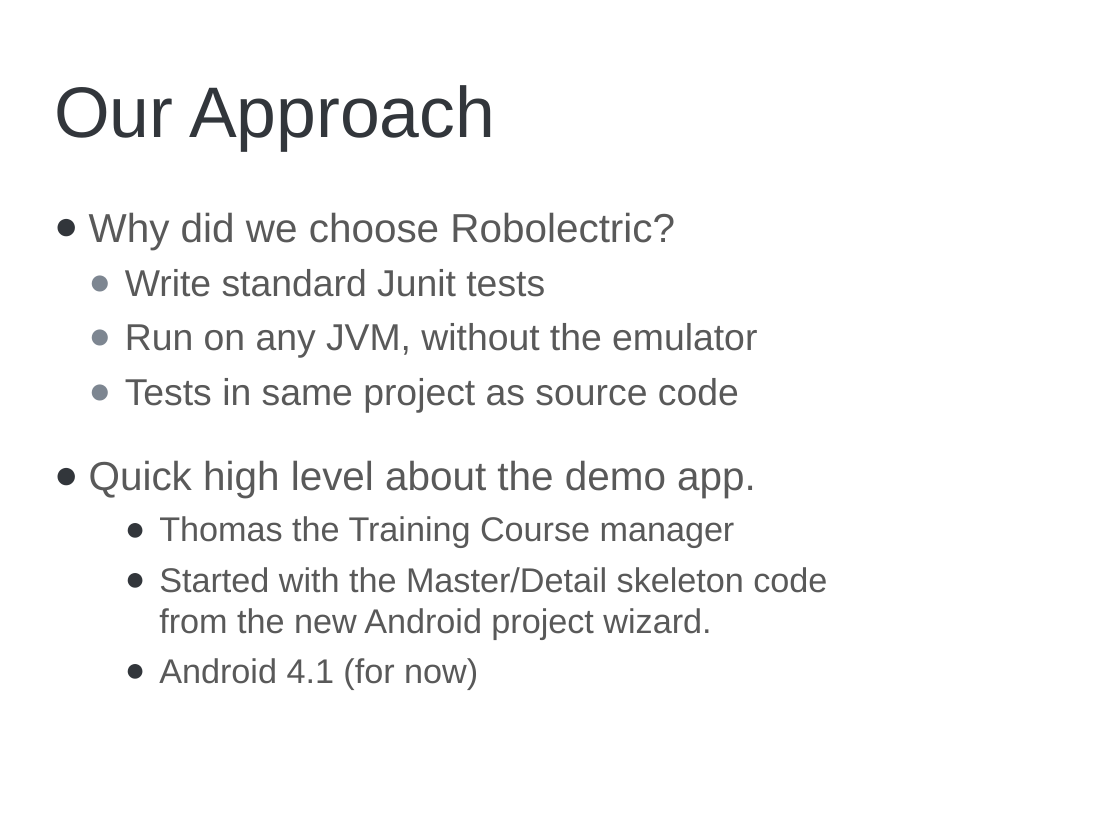
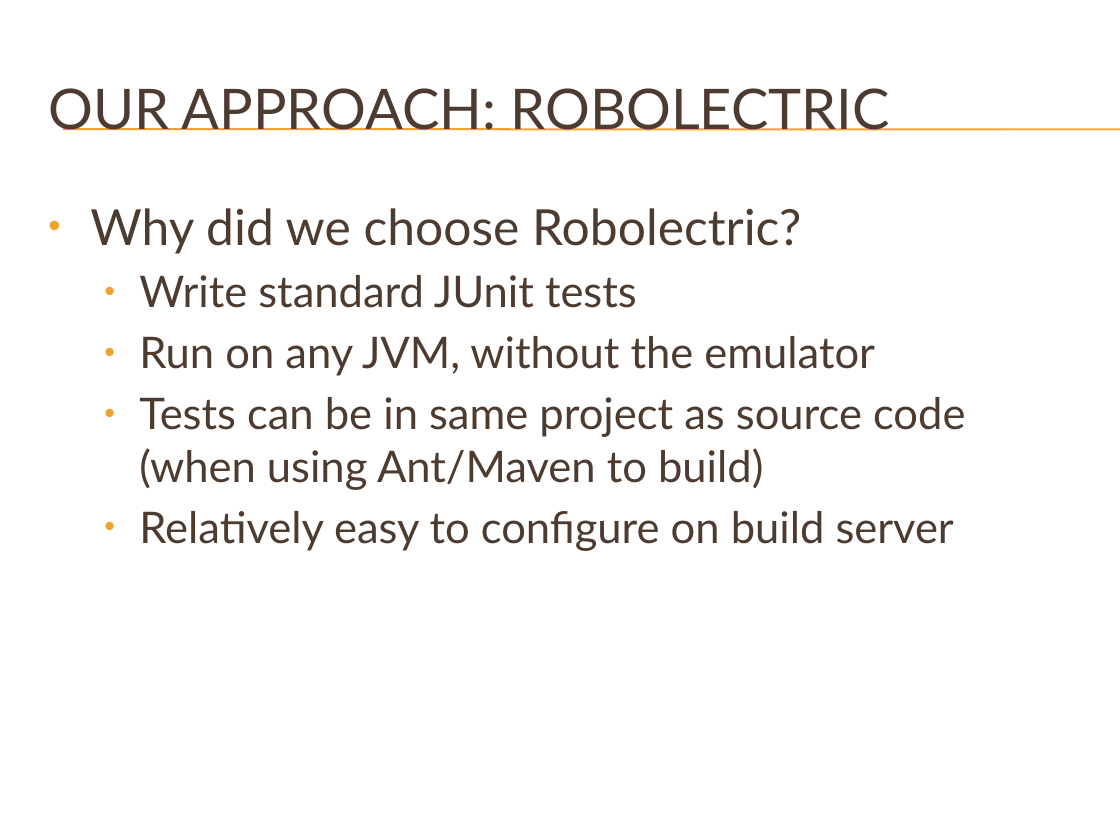
Before and after one commit to brycep/thomas, a slide deck: slide 6 of thomas-android/src/main/presentations/Unit Testing.pptx (slide 4 before the commit). Drawn at 1120x840 pixels with LibreOffice and Linux fonts; fonts in the diff are those of the drawing; background and template pictures are left out. Boxes give left, top, right and bottom in pixels: in the first picture for what was removed or moved away, otherwise in the second. Text is boxed around its words. In the diff, an @@ line names an element or a change of style, - is before the commit and + after.

Commit message:
Updated presentation theme and content. Should be more or less final at this point.

```diff
--- a/thomas-android/src/main/presentations/Unit Testing.pptx
+++ b/thomas-android/src/main/presentations/Unit Testing.pptx
@@ title at box(48, 88, 890, 131): text changed; size 46 to 36 pt; font Arial to Lato; text colour #32363B to #4E3B30 @@
-Our Approach
+OUR APPROACH: ROBOLECTRIC
@@ line added from (63, 129) to (1120, 129), #F0A22E 0.75 pt @@
@@ line added from (63, 130) to (1120, 130), #F0A22E 0.75 pt @@
@@ text at box(90, 208, 875, 376): size 26 to 32 pt in "Why did we choose Robolectric?"; font Arial to Lato, text colour #595959 to #4E3B30 in "Why did we choose Robolectric?", "Run on any JVM, without the emulator"; size 24 to 28 pt in "Run on any JVM, without the emulator"; bullet ● to •; less space between paragraphs; bullet colour #32363B to #F0A22E; bullet colour #7D8691 to #F0A22E @@
@@ text at box(139, 275, 637, 308): text changed; size 24 to 28 pt; font Arial to Lato; text colour #595959 to #4E3B30 @@
-  ● Write standard Junit tests
+  • Write standard JUnit tests
@@ text at box(139, 397, 965, 551): text changed; size 22 to 28 pt; font Arial to Lato; text colour #595959 to #4E3B30 @@
-  ● Tests in same project as source code
-● Quick high level about the demo app.
-    ● Thomas the Training Course manager
-    ● Started with the Master/Detail skeleton code from the new Android project wizard.
-    ● Android 4.1 (for now)
+  • Tests can be in same project as source code (when using Ant/Maven to build)
+  • Relatively easy to configure on build server
```
Also in this commit, not shown: 8 other slides changed, 5 slides added, 3 slides removed.
